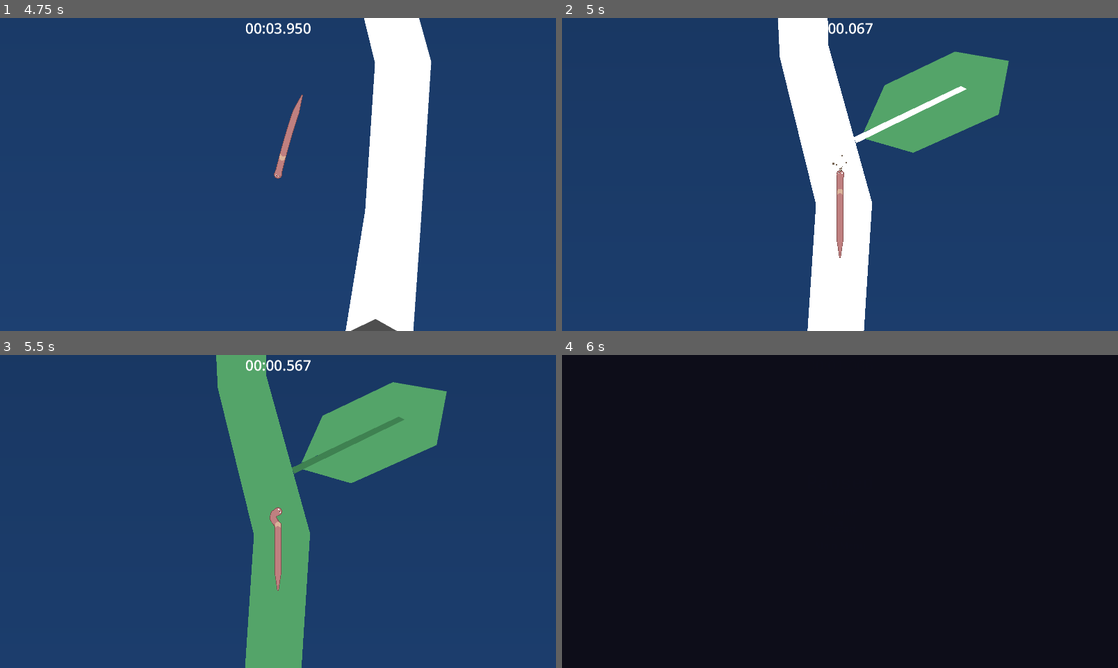
Above: before the commit, frames 1-4 (two rows, left to right).
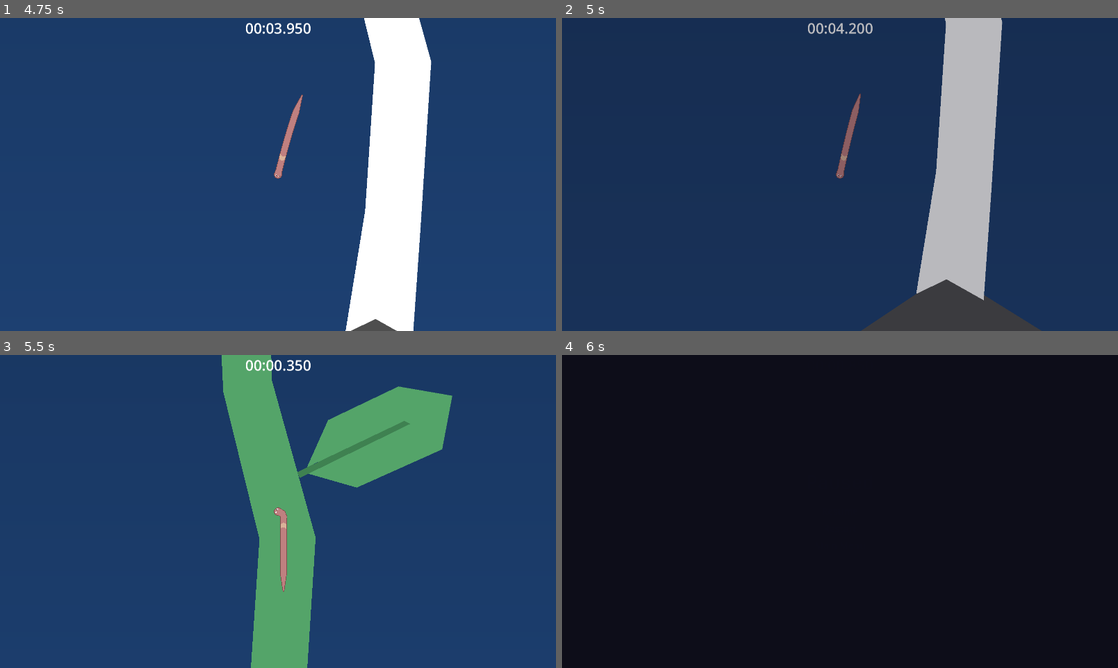
Above: after the commit, the same moments.

Repository: antax02/Mask-Spelet
Game: Godot game, scene res://scenes/ui/main_menu.tscn
The game is run twice, just before and just after one commit, with the same random seed, the same clock (stepped at 60 frames per second) and the same inputs. The engine's default icon, where the game draws it, is replaced by a stand-in: a white triangle on a blue panel in a dark square.
Inputs (mouse positions are in pixels of both pictures, inside the frame that each line leads up to):
- Up to frame 1 (4.75 s): click "Play" at 0.5 s; move the mouse to (400, 158) at 1.27 s; hold Right mouse button (highlight) 1.28-2.03 s; move the mouse to (166, 190) at 2.02 s; right-click (166, 190) at 2.1 s; move the mouse to (333, 105) at 2.77 s; hold Right mouse button (highlight) 2.78-3.53 s; move the mouse to (250, 237) at 3.52 s; right-click (250, 237) at 3.6 s; move the mouse to (444, 221) at 4.27 s; hold Right mouse button (highlight) from 4.28 s (still down)
- Up to frame 2 (5 s): keep holding Right mouse button (highlight); tap R (restart) at 4.9 s
- Up to frame 3 (5.5 s): move the mouse to (111, 464) at 5.02 s; release Right mouse button (highlight) at 5.03 s; right-click (111, 464) at 5.1 s
- Up to frame 4 (6 s): tap Escape (ui_cancel) at 5.65 s; click "Restart" at 5.75 s

Frame 1 is identical in both runs. In frame 2, 25% of the frame differs, in the area x 38-87%, y 0-100%; in frame 3, 4.4%; in frame 4, less than 0.1%.

Commit message:
vet inte
ngåt

Diff:
--- a/scenes/levels/main_2.tscn
+++ b/scenes/levels/main_2.tscn
@@ -12,8 +12,6 @@
 [ext_resource type="PhysicsMaterial" uid="uid://bpp202scb04tp" path="res://resources/frictionless_physics_material.tres" id="7_ahky1"]
 [ext_resource type="Shader" uid="uid://dpxkkyequlsx0" path="res://scenes/levels/vine_2.gdshader" id="9_s3lan"]
 [ext_resource type="Shader" uid="uid://cplf23wcv5cg4" path="res://scenes/levels/vines.gdshader" id="10_5sc0d"]
-[ext_resource type="Script" uid="uid://bcxq5y7j7epph" path="res://scenes/levels/transitoin.gd" id="12_nllfd"]
-[ext_resource type="PackedScene" uid="uid://dyknomx18w20k" path="res://scenes/levels/outro.tscn" id="14_w3vc0"]
 
 [sub_resource type="ShaderMaterial" id="ShaderMaterial_ahky1"]
 shader = ExtResource("6_iw8sm")
@@ -34,7 +32,7 @@
 shader_parameter/mid_color = Color(0.05, 0.1, 0.3, 1)
 shader_parameter/space_color = Color(0, 0, 0.02, 1)
 shader_parameter/horizon_height = 0.0
-shader_parameter/falloff = 1.7349999999999999
+shader_parameter/falloff = 1.735
 
 [sub_resource type="FastNoiseLite" id="FastNoiseLite_diypk"]
 
@@ -1767,11 +1765,8 @@
 
 [node name="Polygon2D5" type="Polygon2D" parent="."]
 
-[node name="Area2D2" type="Area2D" parent="." node_paths=PackedStringArray("fade_rect")]
+[node name="Area2D2" type="Area2D" parent="." groups=["finish"]]
 position = Vector2(-6166.697, -29771.184)
-script = ExtResource("12_nllfd")
-fade_rect = NodePath("../CanvasLayer/TextureRect")
-next_scene = ExtResource("14_w3vc0")
 
 [node name="Polygon2D" type="Polygon2D" parent="Area2D2"]
 color = Color(0.7615366, 0.7097106, 0.57084197, 1)
--- a/scenes/levels/outro.tscn
+++ b/scenes/levels/outro.tscn
@@ -4,7 +4,38 @@
 
 [node name="CanvasLayer" type="CanvasLayer" parent="."]
 
-[node name="Label" type="Label" parent="CanvasLayer"]
-offset_right = 40.0
-offset_bottom = 23.0
-text = "Outro"
+[node name="ColorRect" type="ColorRect" parent="CanvasLayer"]
+z_index = -6
+anchors_preset = 15
+anchor_right = 1.0
+anchor_bottom = 1.0
+grow_horizontal = 2
+grow_vertical = 2
+color = Color(0.18140242, 0.17554998, 0.23589423, 1)
+
+[node name="Label" type="Label" parent="CanvasLayer/ColorRect"]
+layout_mode = 1
+anchors_preset = 8
+anchor_left = 0.5
+anchor_top = 0.5
+anchor_right = 0.5
+anchor_bottom = 0.5
+offset_left = -273.5
+offset_top = -154.5
+offset_right = 273.5
+offset_bottom = 154.5
+grow_horizontal = 2
+grow_vertical = 2
+theme_override_font_sizes/font_size = 34
+text = "Du gjorde det.
+
+Mot eld, aska och evig fördömelse krälade sig en mask upp ur helvetet.
+Inte för frälsning. Inte för hämnd.
+Utan för månen.
+
+Helvetet är bakom dig. Jorden är för liten.
+Och där uppe, i den kalla tystnaden, väntar nästa steg.
+
+Tack för att du spelade.
+Slutet är bara början.
+"
--- a/scenes/ui/hud.tscn
+++ b/scenes/ui/hud.tscn
@@ -1,10 +1,38 @@
-[gd_scene load_steps=3 format=3 uid="uid://dmsqs4k3jx847"]
+[gd_scene load_steps=5 format=3 uid="uid://dmsqs4k3jx847"]
 
-[ext_resource type="PackedScene" uid="uid://52gps2rhq7b7" path="res://scenes/ui/timer.tscn" id="1_hqnrr"]
-[ext_resource type="PackedScene" uid="uid://dynd43xihgas1" path="res://scenes/ui/escape_menu.tscn" id="2_bo48s"]
+[ext_resource type="PackedScene" uid="uid://52gps2rhq7b7" path="res://scenes/UI/timer.tscn" id="1_hqnrr"]
+[ext_resource type="PackedScene" uid="uid://dynd43xihgas1" path="res://scenes/UI/escape_menu.tscn" id="2_bo48s"]
+
+[sub_resource type="Animation" id="Animation_rd3kb"]
+resource_name = "finish"
+length = 3.5
+tracks/0/type = "method"
+tracks/0/imported = false
+tracks/0/enabled = true
+tracks/0/path = NodePath("../Timer")
+tracks/0/interp = 1
+tracks/0/loop_wrap = true
+tracks/0/keys = {
+"times": PackedFloat32Array(3.1333334),
+"transitions": PackedFloat32Array(1),
+"values": [{
+"args": [],
+"method": &"change_to_outro"
+}]
+}
+
+[sub_resource type="AnimationLibrary" id="AnimationLibrary_y5tme"]
+_data = {
+&"finish": SubResource("Animation_rd3kb")
+}
 
 [node name="HUD" type="CanvasLayer"]
 
 [node name="Timer" parent="." instance=ExtResource("1_hqnrr")]
 
 [node name="Escape menu" parent="." instance=ExtResource("2_bo48s")]
+
+[node name="AnimationPlayer" type="AnimationPlayer" parent="Escape menu"]
+libraries = {
+&"": SubResource("AnimationLibrary_y5tme")
+}
--- a/scripts/player/player.gd
+++ b/scripts/player/player.gd
@@ -54,10 +54,6 @@
 
 	rumble_sfx.stop()
 
-func _input(event: InputEvent) -> void:
-	if event.is_action_pressed("restart"):
-		get_tree().reload_current_scene()
-
 func _on_effects_area_area_entered(area: Area2D) -> void:
 	if !area.is_in_group("ground"):
 		return
--- a/scripts/ui/escape_menu.gd
+++ b/scripts/ui/escape_menu.gd
@@ -3,7 +3,7 @@
 @onready var resume_button = $Panel/VBoxContainer/ResumeButton
 @onready var restart_button = $Panel/VBoxContainer/RestartButton
 @onready var menu_button = $Panel/VBoxContainer/MenuButton
-
+@onready var timer = $"../Timer"
 
 func _ready():
 	process_mode = Node.PROCESS_MODE_ALWAYS
@@ -19,8 +19,10 @@
 
 func _input(event):
 	if event.is_action_pressed("ui_cancel"):
-		PauseManager.toggle_pause()
-
+		if timer.is_running:
+			PauseManager.toggle_pause()
+	if event.is_action_pressed("restart"):
+		_on_restart_pressed()
 
 func _on_game_paused(paused: bool):
 	visible = paused
@@ -43,6 +45,7 @@
 
 
 func _on_menu_pressed():
+
 	PauseManager.is_paused = false
 	get_tree().paused = false
 
--- a/scripts/ui/timer.gd
+++ b/scripts/ui/timer.gd
@@ -1,7 +1,7 @@
 extends Control
 
 @onready var time_label = $TimeLabel
-
+@onready var animationplayer = $"../Escape menu/AnimationPlayer"
 var start_time: float = 0.0
 var is_running: bool = true
 
@@ -21,6 +21,8 @@
 	is_running = false
 	var final_time = (Time.get_ticks_msec() - start_time) / 1000.0
 	time_label.text = "Final Time: " + format_time(final_time)
+	PauseManager.final_time = final_time;
+	animationplayer.play("finish")
 
 func format_time(time: float) -> String:
 	var total_seconds = int(time)
@@ -33,3 +35,6 @@
 		return "%02d:%02d:%02d.%03d" % [hours, minutes, seconds, milliseconds]
 	else:
 		return "%02d:%02d.%03d" % [minutes, seconds, milliseconds]
+
+func change_to_outro():
+	SceneTransition.change_scene("res://scenes/levels/outro.tscn")
--- a/scripts/util/pause_manager.gd
+++ b/scripts/util/pause_manager.gd
@@ -1,6 +1,8 @@
 extends Node
 
 var is_paused: bool = false
+
+var final_time = 0;
 
 signal game_paused(paused: bool)
 
Not shown: 1 places in scenes/levels/main_2.tscn that only renumber resources
